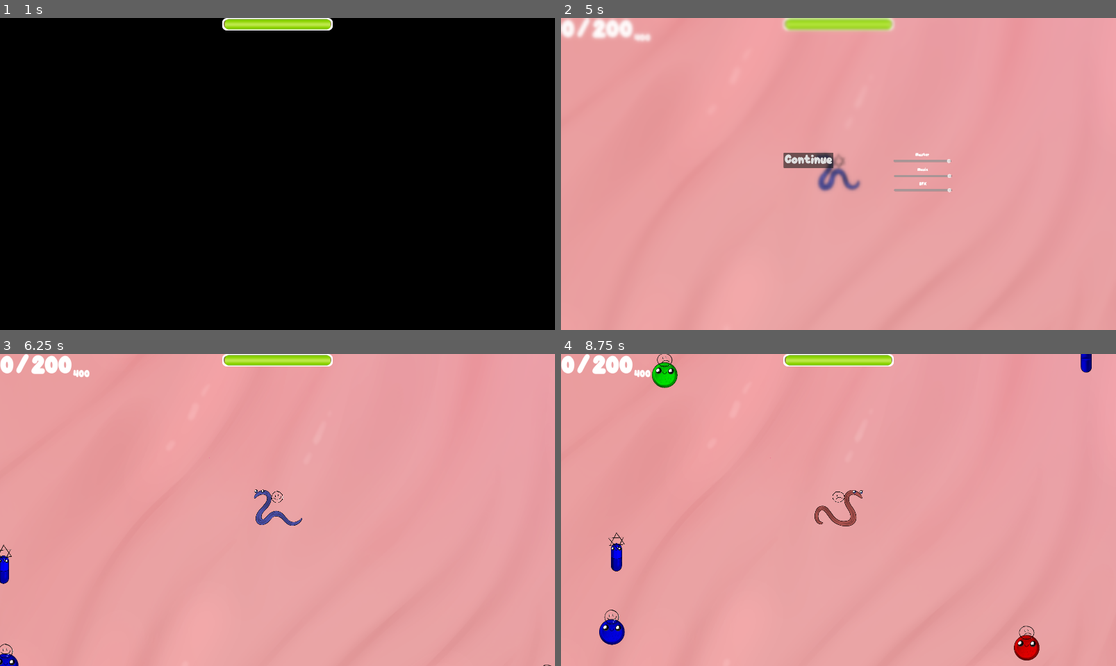
Above: before the commit, frames 1-4 (two rows, left to right).
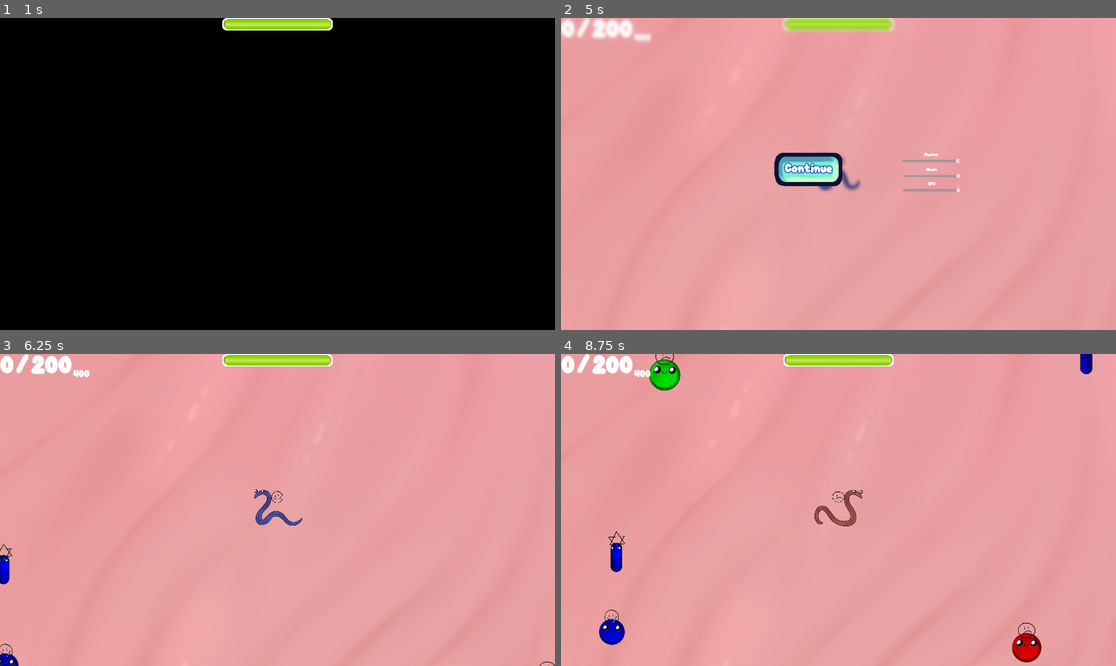
Above: after the commit, the same moments.

Repository: Arsen-PhylJoy/Godot-Wild-Jam-67-AY
Game: Godot game, scene res://levels/game/main_menu.tscn
Same seed, same stepped clock (60 frames per second), same inputs: the game is played once before the commit and once after it.
Inputs:
- Up to frame 1 (1 s): click "Play" at 0.5 s
- Up to frame 2 (5 s): hold D (Move_Right) 1.28-2.03 s; tap Shift (change_color) at 1.35, 2.85, 4.35 s; hold S (Move_Down) 2.03-2.78 s; tap Space (change_silliness) at 2.1, 3.6 s; hold D (Move_Right) 2.78-3.53 s; hold W (Move_Up) 3.53-4.28 s; hold A (Move_Left) from 4.28 s (still down); tap Escape at 4.9 s
- Up to frame 3 (6.25 s): release A (Move_Left) at 5 s; click "Continue" at 5 s; tap Enter at 5.75 s; hold A (Move_Left) from 5.78 s (still down); tap Space (change_silliness) at 5.85 s
- Up to frame 4 (8.75 s): release A (Move_Left) at 6.53 s; hold S (Move_Down) 6.53-7.28 s; tap Shift (change_color) at 6.6, 8.1 s; hold D (Move_Right) 7.28-8.03 s; tap Space (change_silliness) at 7.35 s; hold W (Move_Up) from 8.03 s (still down)

Frame 1 is identical in both runs. In frame 2, 1.5% of the frame differs, in the area x 38-73%, y 43-56%; in frame 3, 0.1%; in frame 4, 0.8%.

Commit message:
enemy size randomization

Diff:
--- a/scenes/enemy/enemy.gd
+++ b/scenes/enemy/enemy.gd
@@ -11,6 +11,7 @@
 @export var _silliness_sprite: Sprite2D
 @export var _enemy_sprite: Sprite2D
 
+var _damage_multiplier: float = 1.0
 
 var peculiarities: RPeculiarities = RPeculiarities.new()
 
@@ -31,6 +32,9 @@
 	elif(peculiarities.color == peculiarities.EColor.GREEN):
 		_enemy_sprite.modulate = Color.GREEN
 	_silliness_sprite.texture = peculiarities.silliness_texture
+	var mult: float =  randf_range(1.0,1.3)
+	(self as CharacterBody2D).scale = Vector2(mult,mult)
+	_damage_multiplier = mult
 
 func _physics_process(delta: float) -> void:
 	if(_player_ref!=null):
@@ -41,14 +45,14 @@
 	if(collide_data != null and collide_data.get_collider() is Player):
 		var player_peculiarities: RPeculiarities = (collide_data.get_collider() as Player).peculiarities
 		if(peculiarities.color == player_peculiarities.color and peculiarities.silliness_texture == player_peculiarities.silliness_texture):
-			rewarded.emit(big_reward)
+			rewarded.emit(big_reward * _damage_multiplier)
 			destroy_self()
 		elif(peculiarities.color == player_peculiarities.color or peculiarities.silliness_texture == player_peculiarities.silliness_texture):
 			(collide_data.get_collider() as Player).execute_slow_penalty()
-			rewarded.emit(small_reward)
+			rewarded.emit(small_reward * _damage_multiplier)
 			destroy_self()
 		else:
-			(collide_data.get_collider() as Player)._health-=25
+			(collide_data.get_collider() as Player)._health-=(25.0*_damage_multiplier)
 			rewarded.emit(0)
 			destroy_self()
 	move_and_slide()
--- a/scenes/ui/combo_labels.tscn
+++ b/scenes/ui/combo_labels.tscn
@@ -34,6 +34,10 @@
 
 [sub_resource type="StyleBoxFlat" id="StyleBoxFlat_dmjew"]
 bg_color = Color(1, 0, 0, 1)
+corner_radius_top_left = 15
+corner_radius_top_right = 15
+corner_radius_bottom_right = 15
+corner_radius_bottom_left = 15
 
 [sub_resource type="Animation" id="Animation_si7id"]
 length = 0.001
@@ -946,10 +950,10 @@
 anchor_top = 0.5
 anchor_right = 0.5
 anchor_bottom = 0.5
-offset_left = -268.5
-offset_top = -131.5
-offset_right = 1670.54
-offset_bottom = 140.26
+offset_left = 691.5
+offset_top = 408.5
+offset_right = 2630.54
+offset_bottom = 680.26
 grow_horizontal = 2
 grow_vertical = 2
 rotation = 0.20944
--- a/scenes/ui/pause_hud.tscn
+++ b/scenes/ui/pause_hud.tscn
@@ -1,13 +1,36 @@
-[gd_scene load_steps=6 format=3 uid="uid://ct3o3xncle875"]
+[gd_scene load_steps=11 format=3 uid="uid://ct3o3xncle875"]
 
 [ext_resource type="Script" path="res://scenes/ui/pause_hud.gd" id="1_gus52"]
 [ext_resource type="Theme" uid="uid://y2a6okj5k8kv" path="res://resources/ui.tres" id="2_40fco"]
 [ext_resource type="PackedScene" uid="uid://b2ncqtse6eo6a" path="res://scenes/ui/sound_settings.tscn" id="3_nphsk"]
 [ext_resource type="Shader" path="res://shaders/blur.gdshader" id="3_utg6c"]
+[ext_resource type="Texture2D" uid="uid://dbx7ppg1yacd3" path="res://button_idle.png" id="4_mf5hd"]
+[ext_resource type="Texture2D" uid="uid://dt0j0r77ogvi" path="res://button.png" id="5_23jy6"]
 
 [sub_resource type="ShaderMaterial" id="ShaderMaterial_xyeen"]
 shader = ExtResource("3_utg6c")
 shader_parameter/lod = 2.425
+
+[sub_resource type="StyleBoxTexture" id="StyleBoxTexture_evhid"]
+texture = ExtResource("4_mf5hd")
+texture_margin_left = 35.0
+texture_margin_top = 35.0
+texture_margin_right = 35.0
+texture_margin_bottom = 35.0
+
+[sub_resource type="StyleBoxTexture" id="StyleBoxTexture_tw5c6"]
+texture = ExtResource("5_23jy6")
+texture_margin_left = 35.0
+texture_margin_top = 35.0
+texture_margin_right = 35.0
+texture_margin_bottom = 35.0
+
+[sub_resource type="StyleBoxTexture" id="StyleBoxTexture_jkcbo"]
+texture = ExtResource("5_23jy6")
+texture_margin_left = 35.0
+texture_margin_top = 35.0
+texture_margin_right = 35.0
+texture_margin_bottom = 35.0
 
 [node name="PauseHud" type="CanvasLayer"]
 script = ExtResource("1_gus52")
@@ -53,6 +76,16 @@
 [node name="Continue" type="Button" parent="Wrapper/MarginContainer/HBoxContainer/VBoxContainer"]
 unique_name_in_owner = true
 layout_mode = 2
+theme_override_colors/font_color = Color(1, 1, 1, 1)
+theme_override_colors/font_pressed_color = Color(0.827451, 0.827451, 0.827451, 1)
+theme_override_colors/font_hover_color = Color(0.827451, 0.827451, 0.827451, 1)
+theme_override_colors/font_focus_color = Color(0.827451, 0.827451, 0.827451, 1)
+theme_override_colors/font_hover_pressed_color = Color(0.827451, 0.827451, 0.827451, 1)
+theme_override_colors/font_outline_color = Color(0.0196078, 0.235294, 0.713726, 1)
+theme_override_constants/outline_size = 10
+theme_override_styles/normal = SubResource("StyleBoxTexture_evhid")
+theme_override_styles/hover = SubResource("StyleBoxTexture_tw5c6")
+theme_override_styles/pressed = SubResource("StyleBoxTexture_jkcbo")
 text = "Continue"
 
 [node name="Spacer" type="Control" parent="Wrapper/MarginContainer/HBoxContainer"]
